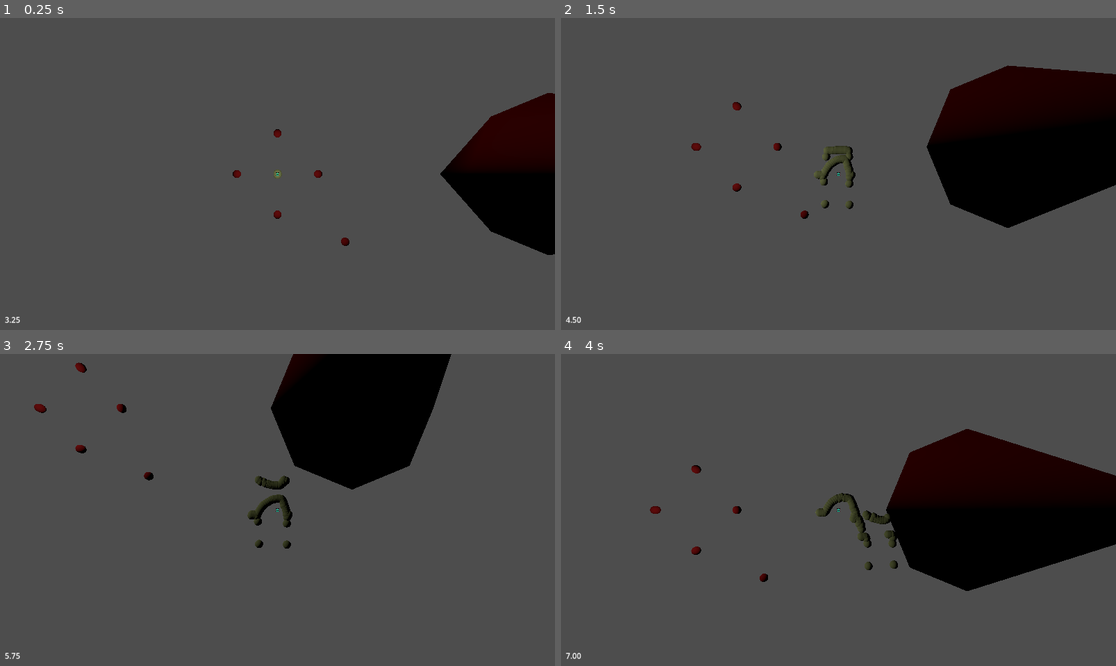
Above: before the commit, frames 1-4 (two rows, left to right).
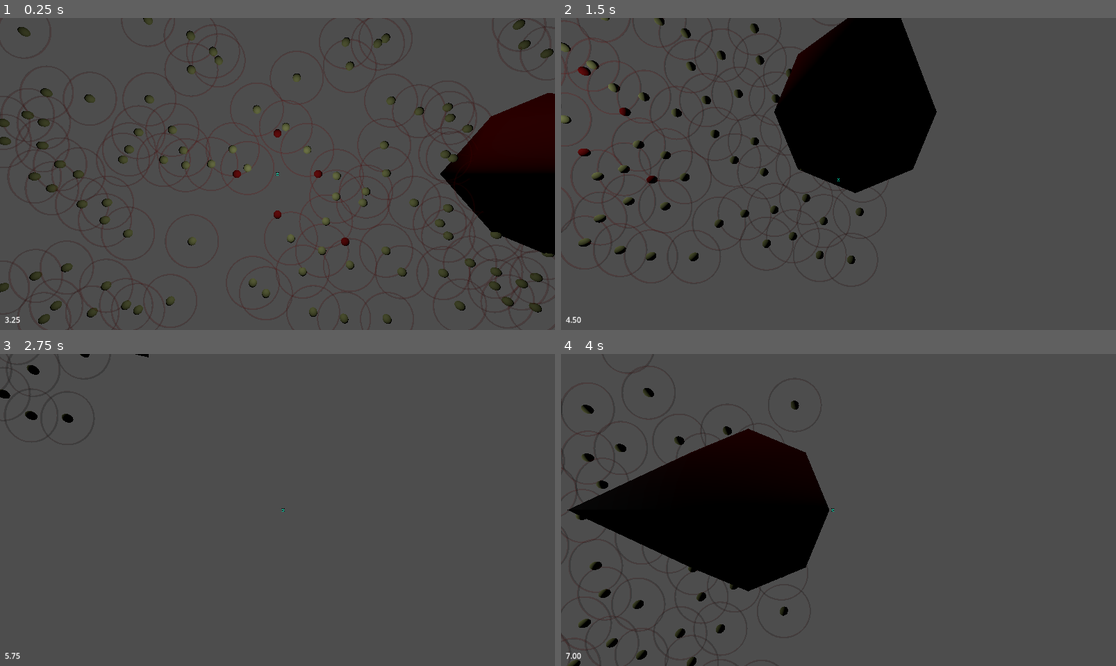
Above: after the commit, the same moments.

Repository: zeke8402/asg-godot-brewing
Game: Godot game, scene res://main.tscn
Two runs of this game, one before a commit and one after it. Both use one fixed random seed, a clock stepped at 60 frames per second and the inputs below.
Inputs (mouse positions are in pixels of both pictures, inside the frame that each line leads up to):
- Up to frame 1 (0.25 s): no input
- Up to frame 2 (1.5 s): move the mouse to (960, 158) at 0.52 s; hold D (move_right) 0.53-1.28 s; click (960, 158) at 0.67 s; move the mouse to (727, 189) at 1.27 s; hold S (move_down) from 1.28 s (still down); click (727, 189) at 1.42 s
- Up to frame 3 (2.75 s): move the mouse to (333, 441) at 2.02 s; release S (move_down) at 2.03 s; hold D (move_right) from 2.03 s (still down); click (333, 441) at 2.17 s
- Up to frame 4 (4 s): move the mouse to (810, 572) at 2.77 s; release D (move_right) at 2.78 s; hold W (move_up) 2.78-3.53 s; click (810, 572) at 2.92 s; move the mouse to (1005, 556) at 3.52 s; hold A (move_left) from 3.53 s (still down); click (1005, 556) at 3.67 s

The runs differ from the first frame. In frame 1, 4.2% of the frame differs, in the area x 0-100%, y 0-100%; in frame 2, 28%; in frame 3, 11%; in frame 4, 31%, in the area x 0-100%, y 3-100%.

Commit message:
adding boids algo one by one in new scripts

Diff:
--- a/Player/anchor.gd
+++ b/Player/anchor.gd
@@ -1,6 +1,6 @@
 extends CharacterBody3D
 
-const SPEED = 10.0
+const SPEED = 25.0
 const CELL_COUNT = 100
 const FLOCK_RADIUS = 2.0
 
@@ -32,18 +32,6 @@
 			global_position.z + sin(angle) * FLOCK_RADIUS
 		)
 
-func add_cell() -> void:
-	var cell: Node3D = preload("res://Player/cell.gd").new()
-	cell.anchor = self
-	get_parent().add_child(cell)
-	cells.append(cell)
-
-func remove_cell(index: int) -> void:
-	if index < 0 or index >= cells.size():
-		return
-	cells[index].queue_free()
-	cells.remove_at(index)
-
 func _physics_process(delta: float) -> void:
 	var input_dir := Input.get_vector("move_left", "move_right", "move_up", "move_down")
 
--- /dev/null
+++ b/Player/player.gd
@@ -0,0 +1,187 @@
+extends CharacterBody3D
+
+const SPEED = 25
+const CELL_COUNT = 100
+const FLOCK_RADIUS = 2.0
+const RADIUS_STRENGTH = 8.0
+const SEPARATION_RADIUS = 1.2
+const SEPARATION_STRENGTH = 6.0
+const DAMPING = 0.85
+const PROTECTED_RANGE = 5
+const CENTERING_FACTOR = 5
+const MATCHING_FACTOR = 1
+const AVOIDANCE_FACTOR = 1000
+
+var _cells: Array[Node3D] = []
+
+# Rule weights
+@export var cellMaxVelocity: float = 1.0
+@export var cohesionWeight: float = 0.3
+@export var separationWeight: float = 50
+@export var alignmentWeight: float = 1
+@export var visualRange: float = 2
+
+
+@export var bordersWeight: float = 300
+@export var predatorWeight: float = 500
+
+var _envDims
+
+func _ready() -> void:
+
+	_envDims = get_viewport()
+	_build_reticle()
+	_spawn_cells()
+
+func _build_reticle() -> void:
+	var label := Label3D.new()
+	label.text = "X"
+	label.font_size = 64
+	label.modulate = Color(0.0, 1.0, 0.8)
+	label.billboard = BaseMaterial3D.BILLBOARD_ENABLED
+	label.no_depth_test = true
+	add_child(label)
+
+func _get_viewport_world_rect() -> Array:
+	var camera := get_viewport().get_camera_3d()
+	var viewport_size := get_viewport().get_visible_rect().size
+
+	var corners := [
+		Vector2(0, 0),
+		Vector2(viewport_size.x, viewport_size.y)
+	]
+
+	var world_corners := []
+	for corner in corners:
+		var origin := camera.project_ray_origin(corner)
+		var direction := camera.project_ray_normal(corner)
+		var t := -origin.y / direction.y
+		world_corners.append(origin + direction * t)
+
+	return world_corners  # [top_left, bottom_right] in world space
+
+
+func _spawn_cells() -> void:
+	var bounds := _get_viewport_world_rect()
+	var top_left: Vector3 = bounds[0]
+	var bottom_right: Vector3 = bounds[1]
+
+	for i in range(CELL_COUNT):
+		var cell: Node3D = preload("res://Player/yeast.gd").new()
+		get_parent().add_child(cell)
+		cell.position = Vector3(
+			randf_range(top_left.x, bottom_right.x),
+			0.0,
+			randf_range(top_left.z, bottom_right.z)
+		)
+		_cells.append(cell)
+
+		if OS.is_debug_build():
+			_add_range_indicator(cell)
+
+func _add_range_indicator(cell: Node3D) -> void:
+	var mesh_instance := MeshInstance3D.new()
+	var torus := TorusMesh.new()
+	torus.inner_radius = visualRange - 0.1
+	torus.outer_radius = visualRange
+	mesh_instance.mesh = torus
+	var mat := StandardMaterial3D.new()
+	mat.albedo_color = Color(1, 0, 0, 0.2)
+	mat.transparency = BaseMaterial3D.TRANSPARENCY_ALPHA
+	mesh_instance.material_override = mat
+	cell.add_child(mesh_instance)
+
+func _process(delta: float) -> void:
+	var input_dir := Input.get_vector("move_left", "move_right", "move_up", "move_down")
+	if input_dir.length() > 1.0:
+		input_dir = input_dir.normalized()
+	position.x += input_dir.x * SPEED * delta
+	position.z += input_dir.y * SPEED * delta
+
+	if Input.is_mouse_button_pressed(MOUSE_BUTTON_RIGHT):
+		_process_flock(delta)
+	else:
+		_process_flock_idle(delta)
+
+
+func _process_flock(delta: float) -> void:
+	for cell in _cells:
+		var to_cell: Vector3 = cell.global_position - global_position
+		if to_cell.length() < 0.001:
+			to_cell = Vector3(1, 0, 0)
+
+		var ideal_position: Vector3 = global_position + to_cell.normalized() * FLOCK_RADIUS
+		var radius_force: Vector3 = (ideal_position - cell.global_position) * RADIUS_STRENGTH
+
+		var separation_force := Vector3.ZERO
+		for other in _cells:
+			if other == cell:
+				continue
+			var diff: Vector3 = cell.global_position - other.global_position
+			var dist: float = diff.length()
+			if dist < SEPARATION_RADIUS and dist > 0.001:
+				separation_force += diff.normalized() * (SEPARATION_RADIUS - dist) * SEPARATION_STRENGTH
+
+		cell.velocity += (radius_force + separation_force) * delta
+		cell.velocity *= DAMPING
+		cell.global_position += cell.velocity * delta
+
+
+func _process_flock_idle(delta: float) -> void:
+	_detectNeighbors()
+	_cohesion()
+	_separation()
+	_apply(delta)
+
+
+
+func _detectNeighbors():
+	for i in range(_cells.size()):
+		_cells[i].neighbors.clear()
+		_cells[i].neighborsDistances.clear()
+
+	for i in range(_cells.size()):
+		for j in range(i+1, _cells.size()):
+			var distance = _cells[i].get_position().distance_to(_cells[j].get_position())
+			if (distance <= visualRange):
+				_cells[i].neighbors.append(_cells[j])
+				_cells[j].neighbors.append(_cells[i])
+				_cells[i].neighborsDistances.append(distance)
+				_cells[j].neighborsDistances.append(distance)
+
+func _cohesion() -> void:
+	for cell in _cells:
+		if cell.neighbors.is_empty():
+			continue
+
+		var average_pos := Vector3.ZERO
+		for neighbor in cell.neighbors:
+			average_pos += neighbor.global_position
+		average_pos /= cell.neighbors.size()
+
+		cell.acceleration += (average_pos - cell.global_position).normalized() * cohesionWeight
+
+func _separation() -> void:
+	for cell in _cells:
+		if cell.neighbors.is_empty():
+			continue
+
+		var neighbors = cell.neighbors
+		var distances = cell.neighborsDistances
+
+		for j in range(neighbors.size()):
+			if distances[j] >= PROTECTED_RANGE:
+				continue
+
+			var dist_multiplier: float = 1.0 - (distances[j] / float(PROTECTED_RANGE))
+			var direction: Vector3 = (cell.global_position - neighbors[j].global_position).normalized()
+			cell.acceleration += direction * dist_multiplier * separationWeight
+
+
+func _apply(delta: float) -> void:
+	for cell in _cells:
+		cell.velocity += cell.acceleration * delta
+		cell.velocity.y = 0.0
+		cell.velocity = cell.velocity.limit_length(cellMaxVelocity)
+		cell.acceleration = Vector3.ZERO
+		cell.global_position += cell.velocity * delta
--- /dev/null
+++ b/Player/yeast.gd
@@ -0,0 +1,35 @@
+extends Node3D
+
+var velocity := Vector3.ZERO
+var acceleration := Vector3.ZERO
+
+@export var maxVelocity: float = 5.0
+@export var maxAcceleration: float = 10.0
+@export var rotationOffset: float = PI/2
+
+var neighbors := []
+var neighborsDistances := []
+
+func _ready() -> void:
+	_build_mesh()
+
+func _build_mesh() -> void:
+	var body := CharacterBody3D.new()
+
+	var collision := CollisionShape3D.new()
+	var shape := SphereShape3D.new()
+	shape.radius = 0.3
+	collision.shape = shape
+	body.add_child(collision)
+
+	var mesh_instance := MeshInstance3D.new()
+	var sphere := SphereMesh.new()
+	sphere.radius = 0.3
+	sphere.height = 0.6
+	mesh_instance.mesh = sphere
+	var mat := StandardMaterial3D.new()
+	mat.albedo_color = Color(0.9, 0.95, 0.6)
+	mesh_instance.material_override = mat
+	body.add_child(mesh_instance)
+
+	add_child(body)
--- a/main.gd
+++ b/main.gd
@@ -13,30 +13,8 @@
 	_build_anchor()
 
 func _build_anchor() -> void:
-	_anchor = preload("res://Player/anchor.gd").new()
+	_anchor = preload("res://Player/player.gd").new()
 	_anchor.name = "Anchor"
-
-	var col := CollisionShape3D.new()
-	var shape := SphereShape3D.new()
-	shape.radius = 0.5
-	col.shape = shape
-	_anchor.add_child(col)
-
-	var mesh_instance := MeshInstance3D.new()
-	var sphere := SphereMesh.new()
-	sphere.radius = 0.5
-	sphere.height = 1.0
-	mesh_instance.mesh = sphere
-
-	var mat := StandardMaterial3D.new()
-	mat.transparency = BaseMaterial3D.TRANSPARENCY_ALPHA
-	mat.albedo_color = Color(1, 1, 1, 0.0)
-	mat.shading_mode = BaseMaterial3D.SHADING_MODE_UNSHADED
-	mat.grow = true
-	mat.grow_amount = 0.02
-	mesh_instance.material_override = mat
-
-	_anchor.add_child(mesh_instance)
 	add_child(_anchor)
 
 func _build_camera() -> void:
Not shown, added: Player/player.gd.uid
Not shown, added: Player/yeast.gd.uid
